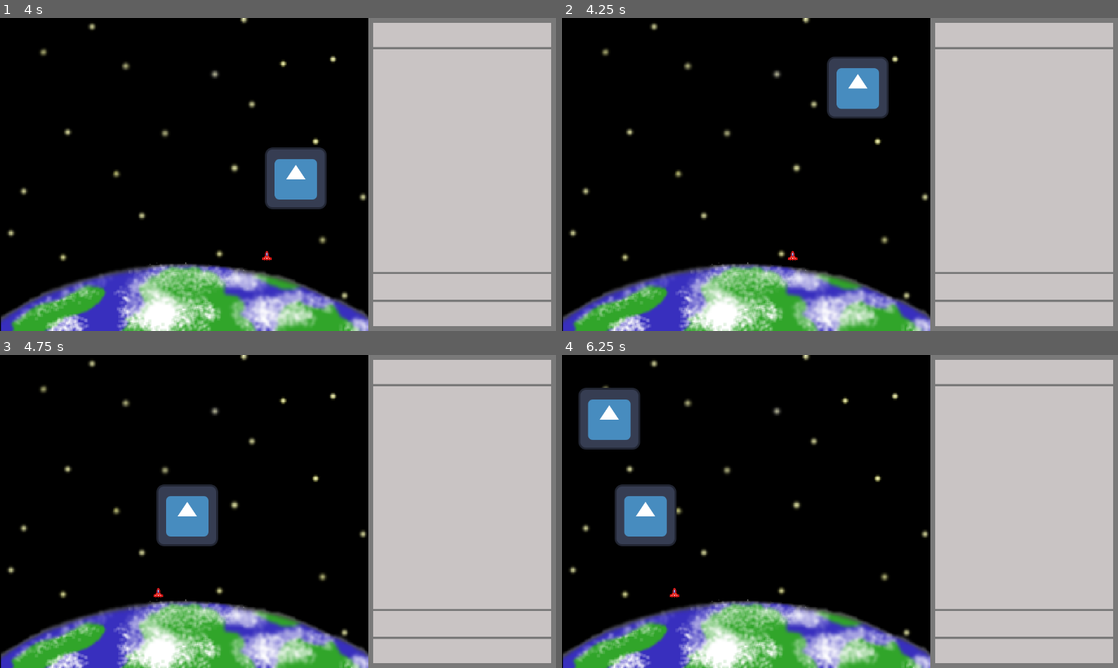
Above: before the commit, frames 1-4 (two rows, left to right).
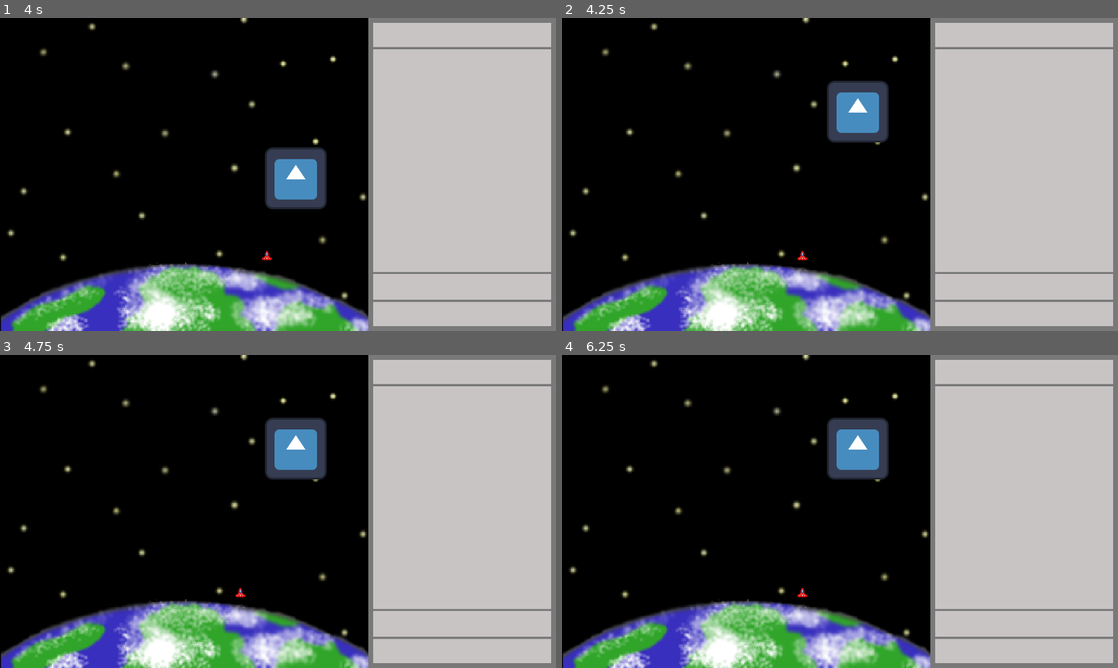
Above: after the commit, the same moments.

Repository: Pchristy03/EAP-Redox
Game: Godot game, scene res://main.tscn
Same seed, same stepped clock (60 frames per second), same inputs: the game is played once before the commit and once after it. The engine's default icon, where the game draws it, is replaced by a stand-in: a white triangle on a blue panel in a dark square.
Inputs:
- Up to frame 1 (4 s): tap Enter (ui_accept) at 0.5, 0.77, 1.52, 3.02, 3.77 s; hold Right (ui_right) 0.53-1.28 s; hold Left (ui_left) 1.28-2.03 s; hold Right (ui_right) 2.03-3.53 s; hold Left (ui_left) from 3.53 s (still down)
- Up to frame 2 (4.25 s): keep holding Left (ui_left); tap P (menu_pause, bound only after the commit) at 4.15 s
- Up to frame 3 (4.75 s): keep holding Left (ui_left); tap Enter (ui_accept) at 4.52 s
- Up to frame 4 (6.25 s): tap Enter (ui_accept) at 5.75, 6.02 s; release Left (ui_left) at 5.78 s; hold Right (ui_right) from 5.78 s (still down)

Frame 1 is identical in both runs. In frame 2, 2.4% of the frame differs, in the area x 40-59%, y 12-78%; in frame 3, 4.4%; in frame 4, 6.6%, in the area x 3-59%, y 10-78%.

Commit message:
MAX DID STUFF!
I added a play pause feature to the game

Diff:
--- /dev/null
+++ b/PauseController.gd
@@ -0,0 +1,16 @@
+extends Node
+
+@export var can_pause : bool = true
+
+func _process(delta: float) -> void:
+	if Input.is_action_just_pressed("menu_pause"):
+		if get_tree().paused:
+			resume()
+		else:
+			pause()
+
+func pause() -> void:
+	get_tree().paused = true
+
+func resume() -> void:
+	get_tree().paused = false
--- a/main.tscn
+++ b/main.tscn
@@ -1,15 +1,19 @@
-[gd_scene load_steps=6 format=3 uid="uid://b6ptmm0gi8ugi"]
+[gd_scene load_steps=7 format=3 uid="uid://b6ptmm0gi8ugi"]
 
 [ext_resource type="Script" path="res://main.gd" id="1_mgsto"]
 [ext_resource type="PackedScene" uid="uid://dx5bv4rboi0lv" path="res://asteroid.tscn" id="2_bot5a"]
 [ext_resource type="PackedScene" uid="uid://7l77yofggtif" path="res://projectile.tscn" id="3_ijxf1"]
 [ext_resource type="PackedScene" uid="uid://bxt30ase8f12x" path="res://player.tscn" id="3_tc4d2"]
 [ext_resource type="PackedScene" uid="uid://dfaqyqp5seefj" path="res://hud.tscn" id="4_485ph"]
+[ext_resource type="PackedScene" uid="uid://73c01a126pjr" path="res://pause_controller.tscn" id="4_gvn3p"]
 
 [node name="Main" type="Node"]
 script = ExtResource("1_mgsto")
 ast_scene = ExtResource("2_bot5a")
 proj_scene = ExtResource("3_ijxf1")
+
+[node name="PauseController" parent="." instance=ExtResource("4_gvn3p")]
+process_mode = 3
 
 [node name="Player" parent="." instance=ExtResource("3_tc4d2")]
 position = Vector2(238, 492)
--- /dev/null
+++ b/pause_controller.tscn
@@ -0,0 +1,6 @@
+[gd_scene load_steps=2 format=3 uid="uid://73c01a126pjr"]
+
+[ext_resource type="Script" path="res://PauseController.gd" id="1_mphku"]
+
+[node name="PauseController" type="Node"]
+script = ExtResource("1_mphku")
--- a/project.godot
+++ b/project.godot
@@ -19,6 +19,14 @@
 
 window/stretch/mode="viewport"
 
+[input]
+
+menu_pause={
+"deadzone": 0.5,
+"events": [Object(InputEventKey,"resource_local_to_scene":false,"resource_name":"","device":-1,"window_id":0,"alt_pressed":false,"shift_pressed":false,"ctrl_pressed":false,"meta_pressed":false,"pressed":false,"keycode":0,"physical_keycode":80,"key_label":0,"unicode":112,"echo":false,"script":null)
+]
+}
+
 [rendering]
 
 textures/canvas_textures/default_texture_filter=0
